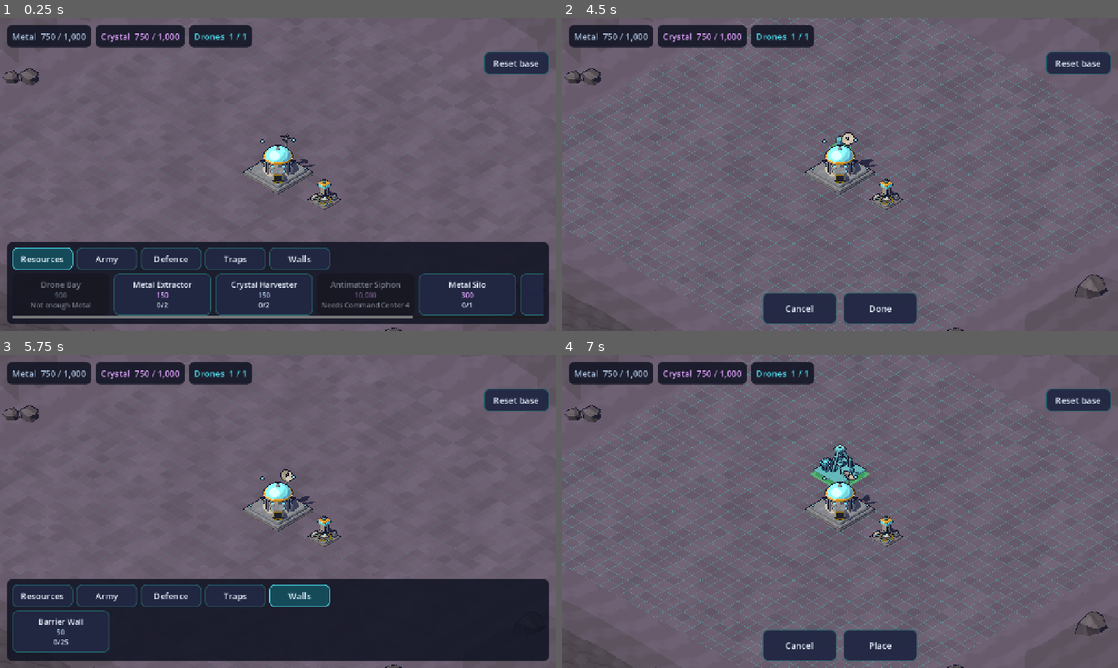
Above: before the commit, frames 1-4 (two rows, left to right).
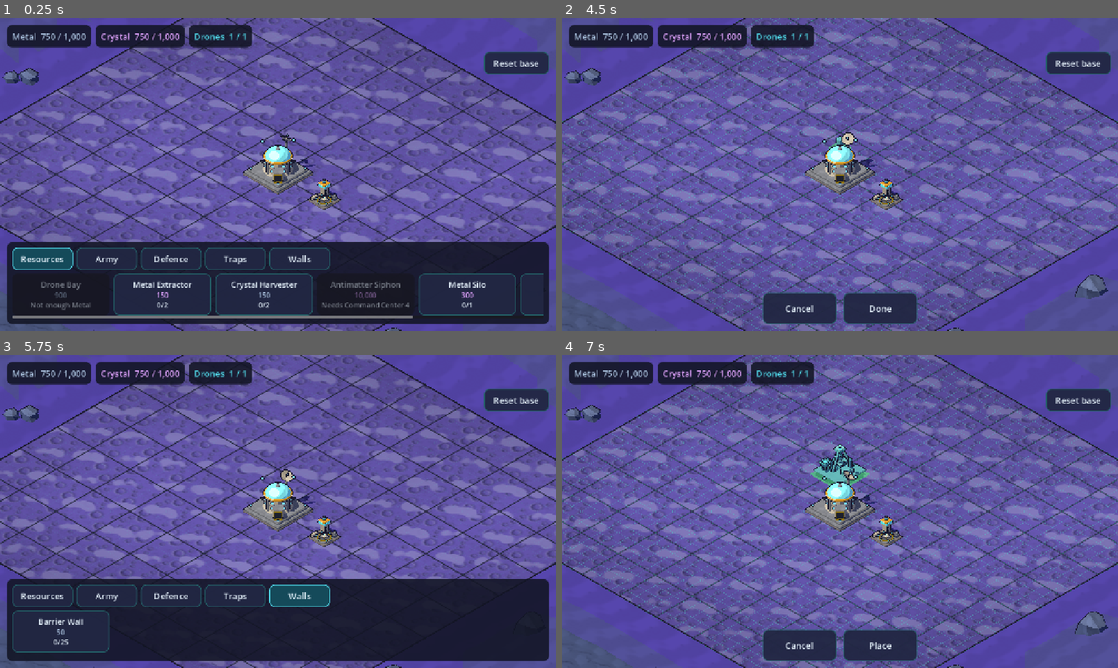
Above: after the commit, the same moments.

Repository: tarnan3751/space-game
Game: Godot game, scene res://scenes/main.tscn
The game is run twice, just before and just after one commit, with the same random seed, the same clock (stepped at 60 frames per second) and the same inputs.
Inputs (mouse positions are in pixels of both pictures, inside the frame that each line leads up to):
- Up to frame 1 (0.25 s): no input
- Up to frame 2 (4.5 s): click "Resources" at 0.5 s; click "Army" at 1.25 s; click "Defence" at 2 s; click "Traps" at 2.75 s; click "Walls" at 3.5 s; click (623, 293) at 4.27 s
- Up to frame 3 (5.75 s): click "Done" at 5 s
- Up to frame 4 (7 s): click "Resources" at 5.75 s; click (723, 630) at 6.52 s

The runs differ from the first frame. In frame 1, 69% of the frame differs, in the area x 0-100%, y 0-100%; in frame 2, 90%; in frame 3, 69%; in frame 4, 90%.

Commit message:
Draw the field as dusted landing plates in the new field roles
The ground shader samples the field texture instead of the kit's regolith layer and draws the
buildable plain as levelled landing plates, four cells square. Each plate takes the field plate
tint with a small variation from the cell hash, dusted at 60 percent with the field's base tint.
The dust's mottling comes from a second sample of the texture, turned and at a larger scale, so its
blobs are one to two cells across and do not repeat with the plates; where it passes its step, a
light drift lies over the plate in the field's light tint and buries the craters, pebbles and
cracks under it. Elsewhere the craters' shading and ink are drawn at full strength, from the
texture at one repeat per plate, shifted by an offset of each plate's own, so neighbouring plates
do not repeat. A value noise about twelve cells across varies the plain by six percent either way
and the plain darkens by ten percent towards its edge. The plate seams are ink lines two pixels
wide and the field's edge an ink line three pixels wide, both at a 720 pixel viewport height and
scaled with it, as the ink outline is. The cell grid and its brighter lines while placing are
unchanged, and so is the shared light.

MaterialKit gains the field's roles (FIELD, FIELD_LIGHT, FIELD_DARK, FIELD_PLATE) and the
terrain's (TERRAIN, TERRAIN_LIGHT, TERRAIN_DARK), and ROCK and ROCK_LIT turn slate blue; GROUND
and CRATER are retired, the terrain's bands taking TERRAIN and TERRAIN_DARK until the terrain is
rebuilt. The roles are picked so that under the warm key light, and over the textures, the field
renders at about 5B5197 (lightness 0.46, saturation 0.30) and the ring's dust at about 5043A0, so
each is bluer and more saturated than it shows. Re-valuing ROCK_LIT, with the rock layer redrawn
in the commit before, turns the crystal harvester's rock bed pale slate blue with plates. BaseView
loads the field texture, mipmaps it and sets the roles on the ground material; the shard flecks
take the crystal colour.

Diff:
--- a/src/game/base_view.gd
+++ b/src/game/base_view.gd
@@ -10,6 +10,8 @@
 ## regolith, the rocks its rock layer); the rocks also have their ink outline.
 
 const GROUND_SHADER := preload("res://src/game/ground.gdshader")
+## The field texture the ground is drawn from, imported as an Image (tools/gen_textures.gd).
+const FIELD_TEXTURE := "res://assets/textures/field.png"
 const SCENERY_SEED := 7
 ## Strength of the ground's cell lines, normally and while placing.
 const GRID_LINES := 0.1
@@ -29,11 +31,11 @@
 ## The terrain's faces by height band, from the crater floors up: flat and not outlined (its
 ## relief shows in the bands). The ring reads as quiet dust on the regolith layer, with the rock
 ## layer's grain and cracks only on the two highest bands and in the craters.
-static var TERRAIN_CRATER := Surf.make(MaterialKit.Layer.ROCK, MaterialKit.CRATER, TERRAIN_ROCK_UV, Surf.LIT,
+static var TERRAIN_CRATER := Surf.make(MaterialKit.Layer.ROCK, MaterialKit.TERRAIN_DARK, TERRAIN_ROCK_UV,
+	Surf.LIT, false, false)
+static var TERRAIN_LOW := Surf.make(MaterialKit.Layer.REGOLITH, MaterialKit.TERRAIN, TERRAIN_DUST_UV, Surf.LIT,
 	false, false)
-static var TERRAIN_LOW := Surf.make(MaterialKit.Layer.REGOLITH, MaterialKit.GROUND, TERRAIN_DUST_UV, Surf.LIT,
-	false, false)
-static var TERRAIN_MID := Surf.make(MaterialKit.Layer.REGOLITH, MaterialKit.GROUND.lerp(MaterialKit.ROCK, 0.5),
+static var TERRAIN_MID := Surf.make(MaterialKit.Layer.REGOLITH, MaterialKit.TERRAIN.lerp(MaterialKit.ROCK, 0.5),
 	TERRAIN_DUST_UV, Surf.LIT, false, false)
 static var TERRAIN_HIGH := Surf.make(MaterialKit.Layer.ROCK, MaterialKit.ROCK, TERRAIN_ROCK_UV, Surf.LIT,
 	false, false)
@@ -169,12 +171,19 @@
 
 
 func _build_ground() -> void:
+	var field: Image = load(FIELD_TEXTURE)
+	# Mipmapped here: the image importer keeps the PNG as it is.
+	field.generate_mipmaps()
 	_ground_material = ShaderMaterial.new()
 	_ground_material.shader = GROUND_SHADER
 	_ground_material.set_shader_parameter("grid_size", Vector2(grid_size))
-	_ground_material.set_shader_parameter("base_color", MaterialKit.GROUND)
-	_ground_material.set_shader_parameter("kit", MaterialKit.texture())
-	_ground_material.set_shader_parameter("layer", float(MaterialKit.Layer.REGOLITH))
+	_ground_material.set_shader_parameter("field", ImageTexture.create_from_image(field))
+	_ground_material.set_shader_parameter("field_color", MaterialKit.FIELD)
+	_ground_material.set_shader_parameter("field_light", MaterialKit.FIELD_LIGHT)
+	_ground_material.set_shader_parameter("field_dark", MaterialKit.FIELD_DARK)
+	_ground_material.set_shader_parameter("plate_color", MaterialKit.FIELD_PLATE)
+	_ground_material.set_shader_parameter("fleck_color", MaterialKit.CRYSTAL)
+	_ground_material.set_shader_parameter("ink_color", MaterialKit.INK)
 	_ground_material.set_shader_parameter("line_strength", GRID_LINES)
 	var plane := PlaneMesh.new()
 	plane.size = Vector2(grid_size)
--- a/src/game/ground.gdshader
+++ b/src/game/ground.gdshader
@@ -1,22 +1,63 @@
 shader_type spatial;
 render_mode ambient_light_disabled;
 
-// Buildable ground: the material kit's regolith layer in the ground tint, a slight tone
-// variation per cell, and a cell grid that is faint by default and brighter while placing
-// (BaseView.set_grid_highlight sets line_strength), all under the comic style's light
-// (toon_common): the three bands, the halftone in the shadow band. Cells are 1 world unit; the
-// plane is centred on 0. base_color is the ground tint (MaterialKit.GROUND), as on the terrain
-// around it; BaseView sets kit and layer from MaterialKit.
+// The buildable field (docs/reference/art-style.md, **The field**): a plain of levelled landing
+// plates, PLATE cells square, dusted with the field texture, with ink seams between the plates,
+// an ink line along the field's edge, and the cell grid in holographic cyan, faint by default and
+// brighter while placing (BaseView.set_grid_highlight sets line_strength); all under the comic
+// style's light (toon_common): the three bands, the halftone in the shadow band. Cells are 1
+// world unit; the plane is centred on 0.
+//
+// The field texture (assets/textures/field.png, one repeat per plate) holds weights, not
+// colours (tools/gen_textures.gd, _draw_field): R dust noise, stepped here into two tones; G
+// shade; B ink; A light (0.5) and a shard fleck (1). The tints are MaterialKit roles, set by
+// BaseView. It is sampled twice: once shifted by an offset of each plate's own, so neighbouring
+// plates do not repeat, for the craters, pebbles and cracks; and once turned and at a larger
+// scale, for the dust's mottling, blobs one to two cells across that do not repeat with the
+// plates. A plate is the plate tint dusted at DUST_SHOWS with the field's base tint; the light
+// drifts lie over it in the field's light tint and half bury the craters under them, so the
+// copies of the texture on a plate show different craters; elsewhere the craters' shading and
+// ink are at full strength. A large value noise and a darkening towards the edge vary the plain
+// further. The seams and the edge line
+// are a fixed width in pixels at a 720 px viewport height, scaled with it, like the ink outline.
 
 #include "res://src/game/toon_common.gdshaderinc"
 
-uniform sampler2DArray kit : source_color, filter_linear_mipmap, repeat_enable;
-uniform float layer = 15.0;
-uniform vec4 base_color : source_color = vec4(0.43, 0.4, 0.52, 1.0);
+uniform sampler2D field : filter_linear_mipmap, repeat_enable;
+uniform vec4 field_color : source_color = vec4(0.416, 0.373, 0.659, 1.0);
+uniform vec4 field_light : source_color = vec4(0.549, 0.51, 0.769, 1.0);
+uniform vec4 field_dark : source_color = vec4(0.306, 0.267, 0.525, 1.0);
+uniform vec4 plate_color : source_color = vec4(0.498, 0.478, 0.651, 1.0);
+uniform vec4 fleck_color : source_color = vec4(0.886, 0.643, 1.0, 1.0);
+uniform vec4 ink_color : source_color = vec4(0.106, 0.102, 0.18, 1.0);
 uniform vec4 line_color : source_color = vec4(0.31, 0.84, 0.9, 1.0);
 uniform vec2 grid_size = vec2(40.0, 40.0);
 uniform float line_width = 0.04;
 uniform float line_strength = 0.1;
+
+// Cells a plate spans, and the field texture's repeats a cell.
+const float PLATE = 4.0;
+const float FIELD_REPEAT = 0.25;
+// The dust's sample: its repeats a cell, turned about 37 degrees, and how much of the detail
+// sample's dust is mixed in.
+const float DUST_REPEAT = 0.31;
+const float DUST_DETAIL = 0.3;
+// The dust's two tones: where its noise steps from base to light.
+const float DUST_STEP = 0.5;
+const float DUST_SOFTNESS = 0.06;
+// How much of the base dust covers a plate, how much of the craters a light drift buries, and how
+// far a plate's tint varies either way.
+const float DUST_SHOWS = 0.6;
+const float DRIFT_BURIES = 0.95;
+const float PLATE_TINT = 0.04;
+// The macro value noise: its period in cells and its strength either way. The darkening towards
+// the edge, from half way out.
+const float MACRO_CELLS = 12.0;
+const float MACRO = 0.06;
+const float EDGE_DARKEN = 0.1;
+// Ink line widths in pixels at a 720 px viewport height: the plate seams, the field's edge.
+const float SEAM_PX = 2.0;
+const float EDGE_PX = 3.0;
 
 varying vec3 world_pos;
 
@@ -31,15 +72,59 @@
 	return fract((p.x + p.y) * p.x);
 }
 
+// Smooth value noise in [0, 1] on a lattice of 1, from cell_tone (offset, so it does not follow
+// the plates' tints).
+float value_noise(vec2 p) {
+	vec2 i = floor(p) + 50.0;
+	vec2 f = fract(p);
+	f = f * f * (3.0 - 2.0 * f);
+	return mix(mix(cell_tone(i), cell_tone(i + vec2(1.0, 0.0)), f.x),
+		mix(cell_tone(i + vec2(0.0, 1.0)), cell_tone(i + vec2(1.0, 1.0)), f.x), f.y);
+}
+
+// 1 within half of `width_px` pixels of a line, antialiased over a pixel; `to_line_px` is the
+// distance to it in pixels.
+float ink_line(float to_line_px, float width_px) {
+	return 1.0 - smoothstep(width_px * 0.5 - 0.5, width_px * 0.5 + 0.5, to_line_px);
+}
+
 void fragment() {
 	vec2 cell = world_pos.xz + grid_size * 0.5;
+	vec2 plate = floor(cell / PLATE);
+
+	// The plate's detail, from the texture moved by the plate's offset. The gradients are the
+	// unmoved coordinates', so the mip does not jump at a seam.
+	vec2 uv = cell * FIELD_REPEAT;
+	vec2 shift = vec2(cell_tone(plate), cell_tone(plate + 17.0));
+	vec4 detail = textureGrad(field, uv + shift, dFdx(uv), dFdy(uv));
+	vec2 turned = mat2(vec2(0.8, 0.6), vec2(-0.6, 0.8)) * cell;
+	float dust = mix(texture(field, turned * DUST_REPEAT).r, detail.r, DUST_DETAIL);
+
+	float drift = smoothstep(DUST_STEP - DUST_SOFTNESS * 0.5, DUST_STEP + DUST_SOFTNESS * 0.5, dust);
+	vec3 plate_tint = plate_color.rgb * (1.0 + PLATE_TINT * (2.0 * cell_tone(plate) - 1.0));
+	vec3 albedo = mix(mix(plate_tint, field_color.rgb, DUST_SHOWS), field_light.rgb, drift);
+	float shown = 1.0 - DRIFT_BURIES * drift;
+	albedo = mix(albedo, field_light.rgb, clamp(detail.a * 2.0, 0.0, 1.0) * shown);
+	albedo = mix(albedo, fleck_color.rgb, clamp(detail.a * 2.0 - 1.0, 0.0, 1.0) * shown);
+	albedo = mix(albedo, field_dark.rgb, detail.g * shown);
+	albedo = mix(albedo, ink_color.rgb, detail.b * shown);
+
+	albedo *= 1.0 + MACRO * (2.0 * value_noise(cell / MACRO_CELLS) - 1.0);
+	vec2 out_from_centre = abs(cell / grid_size - 0.5) * 2.0;
+	albedo *= 1.0 - EDGE_DARKEN * smoothstep(0.5, 1.0, max(out_from_centre.x, out_from_centre.y));
+
+	// Pixels per cell along each axis, for the lines drawn a fixed width on screen.
+	vec2 cells_per_px = vec2(length(vec2(dFdx(cell.x), dFdy(cell.x))), length(vec2(dFdx(cell.y), dFdy(cell.y))));
+	float px_scale = VIEWPORT_SIZE.y / 720.0;
+	vec2 to_seam = abs(fract(cell / PLATE - 0.5) - 0.5) * PLATE / cells_per_px;
+	vec2 to_edge = min(cell, grid_size - cell) / cells_per_px;
+	float seam = ink_line(min(to_seam.x, to_seam.y), SEAM_PX * px_scale);
+	float edge = ink_line(min(to_edge.x, to_edge.y), 2.0 * EDGE_PX * px_scale);
+	albedo = mix(albedo, ink_color.rgb, max(seam, edge));
+
 	vec2 to_line = abs(fract(cell - 0.5) - 0.5);
 	float line = 1.0 - smoothstep(0.0, line_width, min(to_line.x, to_line.y));
-	// Two samples at different scales and angles, so no cell repeats its neighbour's dust.
-	vec2 turned = mat2(vec2(0.8, 0.6), vec2(-0.6, 0.8)) * cell;
-	vec3 regolith = 0.5 * (texture(kit, vec3(cell * 0.25, layer)).rgb + texture(kit, vec3(turned * 0.14, layer)).rgb);
-	vec3 ground = regolith * base_color.rgb * (0.95 + 0.1 * cell_tone(floor(cell)));
-	ALBEDO = mix(ground, line_color.rgb, line * line_strength);
+	ALBEDO = mix(albedo, line_color.rgb, line * line_strength);
 	SPECULAR = 0.0;
 	ROUGHNESS = 1.0;
 }
--- a/src/game/material_kit.gd
+++ b/src/game/material_kit.gd
@@ -41,10 +41,22 @@
 const ENERGY := Color("58e8ff")
 const NANITE_GREEN := Color("8cff5a")
 const ARC_BLUE := Color("5b8cff")
-const GROUND := Color("6e6684")
-const CRATER := Color("5a5370")
-const ROCK := Color("585466")
-const ROCK_LIT := Color("7a7588")
+## The buildable field: its dust, the dust's light drifts and lit crater walls, the craters'
+## shadows, and the landing plates under the grid. The ground's and the terrain's roles are picked
+## so that, under the warm key light and over their textures, they render at the art style's
+## colours (docs/reference/art-style.md, **Colour**): bluer and more saturated than they show.
+## FIELD covers a plate at 60 percent, so it is the most saturated.
+const FIELD := Color("543fcc")
+const FIELD_LIGHT := Color("827fd7")
+const FIELD_DARK := Color("4d479f")
+const FIELD_PLATE := Color("8083c3")
+## The terrain around the field, a shade deeper: its dust, lit slopes and drifts, and crater
+## floors and shadow sides; and rock, its faces and lit faces.
+const TERRAIN := Color("564ac5")
+const TERRAIN_LIGHT := Color("7a73e3")
+const TERRAIN_DARK := Color("3e388c")
+const ROCK := Color("50619b")
+const ROCK_LIT := Color("768bc9")
 ## The scene: the clear colour, the environment's ambient light and the key light.
 const SPACE := Color("0d0b1a")
 const AMBIENT := Color("8c8cff")
